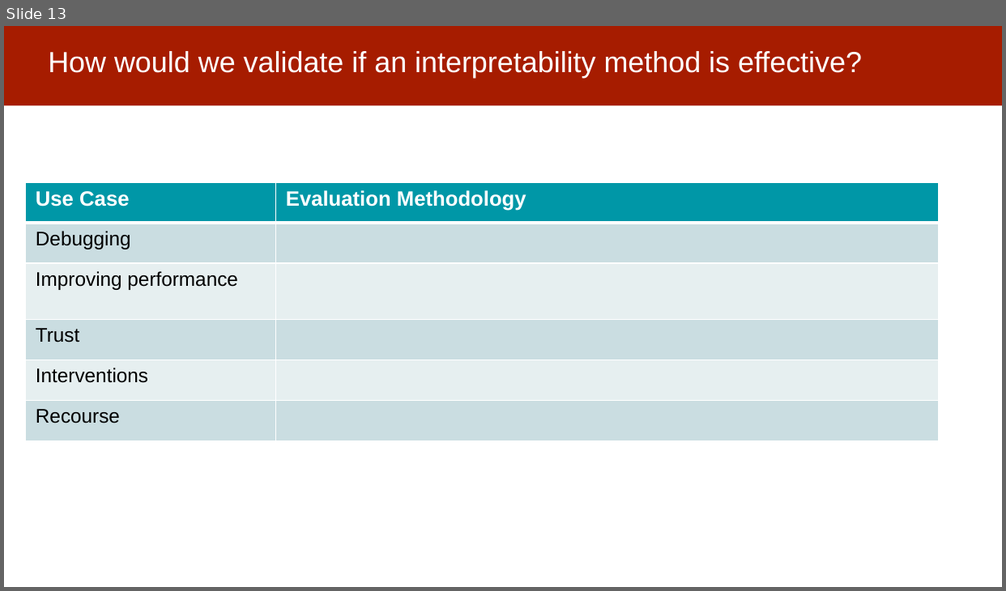
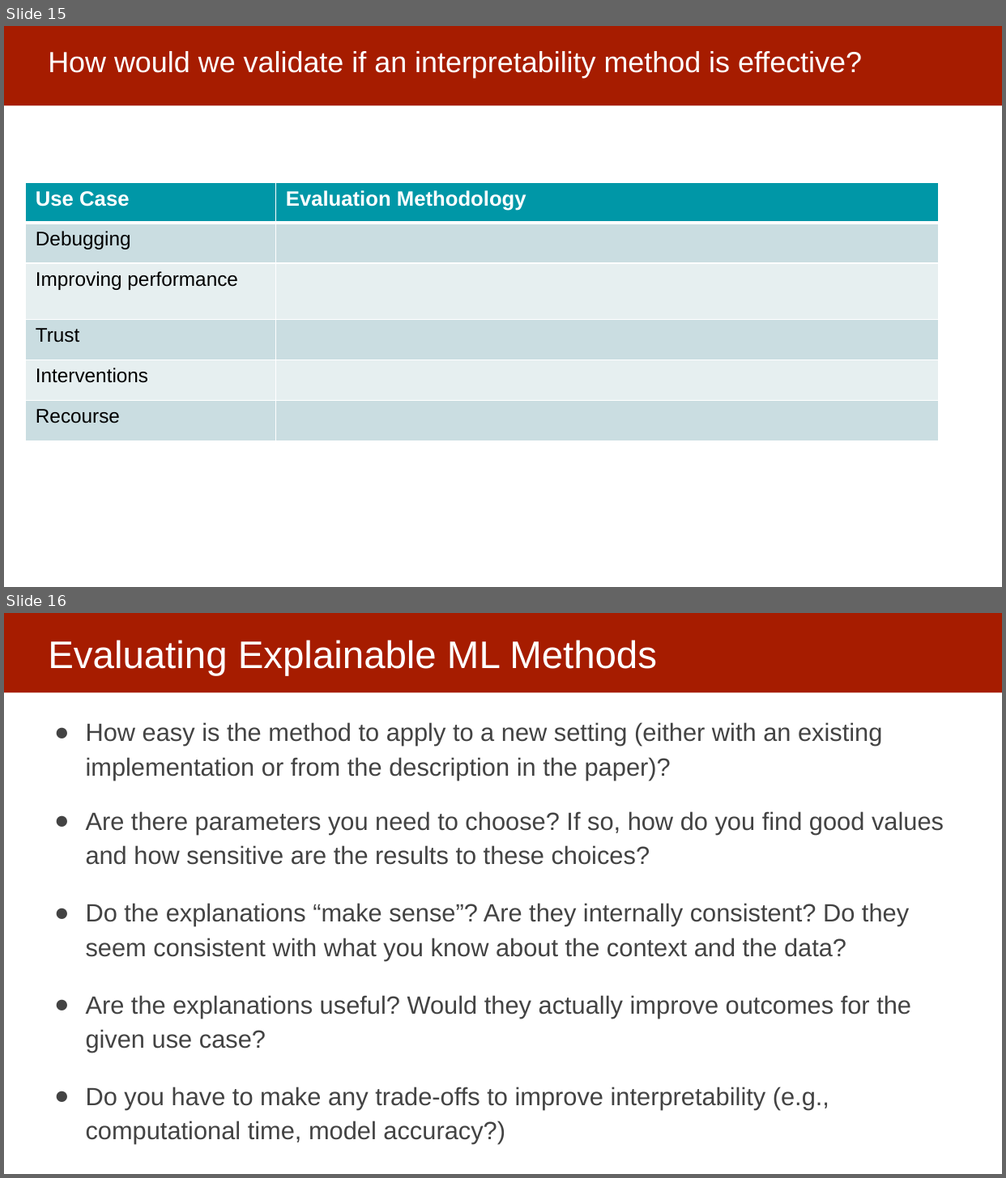
Before and after one commit to dssg/MLinPractice, a slide deck: Lectures/Lecture13-InterpretabilityOverview.pptx. Shown one above the other, each under a label of ours: slide 13 before the commit, slides 15 and 16 after it. The pictures are 1006x591 and 1006x1178 pixels, drawn with LibreOffice and Linux fonts; fonts in the diff are those of the drawing. Boxes give left, top, right and bottom in pixels: in the first picture for what was removed or moved away, otherwise in the second. Text is boxed around its words. In the diff, an @@ line names an element or a change of style, - is before the commit and + after.

```diff
--- a/Lectures/Lecture13-InterpretabilityOverview.pptx
+++ b/Lectures/Lecture13-InterpretabilityOverview.pptx
@@ slide 16 added at (4, 613, 1002, 1174), background #FFFFFF; not listed: 1 template element that a slide beside it also shows @@
@@ title added at (48, 640, 657, 676), 37 pt, text #FFFFFF @@
+Evaluating Explainable ML Methods
@@ text added at (86, 722, 944, 1144), 24 pt, text #434343 @@
+● How easy is the method to apply to a new setting (either with an existing implementation or from the description in the paper)?
+● Are there parameters you need to choose? If so, how do you find good values and how sensitive are the results to these choices?
+● Do the explanations “make sense”? Are they internally consistent? Do they seem consistent with what you know about the context and the data?
+● Are the explanations useful? Would they actually improve outcomes for the given use case?
+● Do you have to make any trade-offs to improve interpretability (e.g., computational time, model accuracy?)
@@ what was slide 13 is now slide 15 @@
```
Also in this commit, not shown: 3 slides changed, 14 other slides added.
